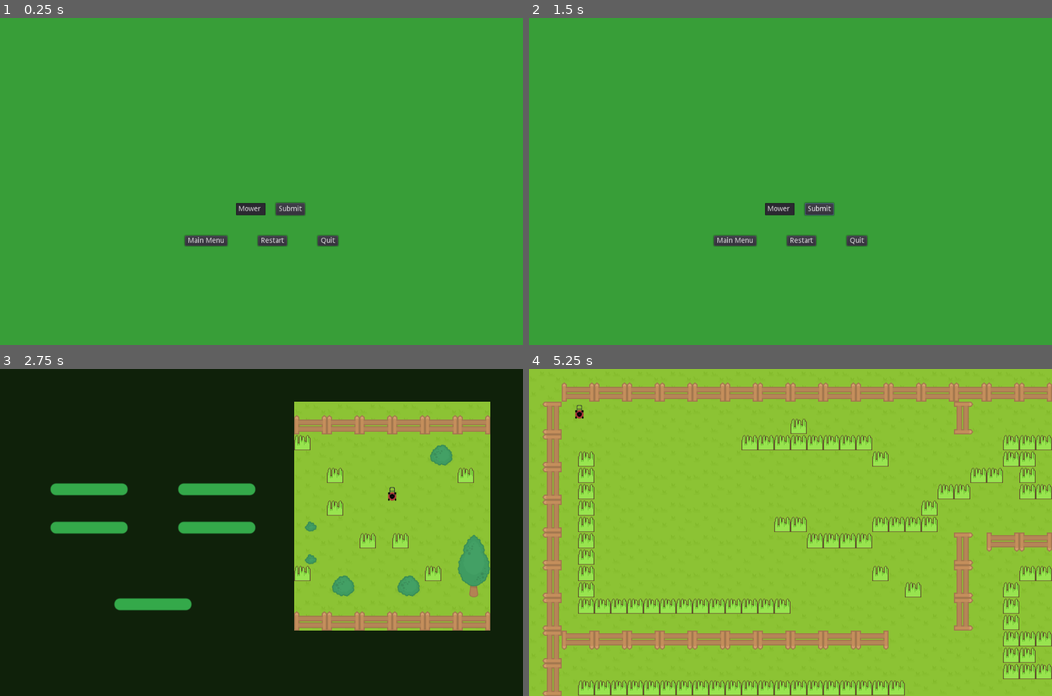
Above: before the commit, frames 1-4 (two rows, left to right).
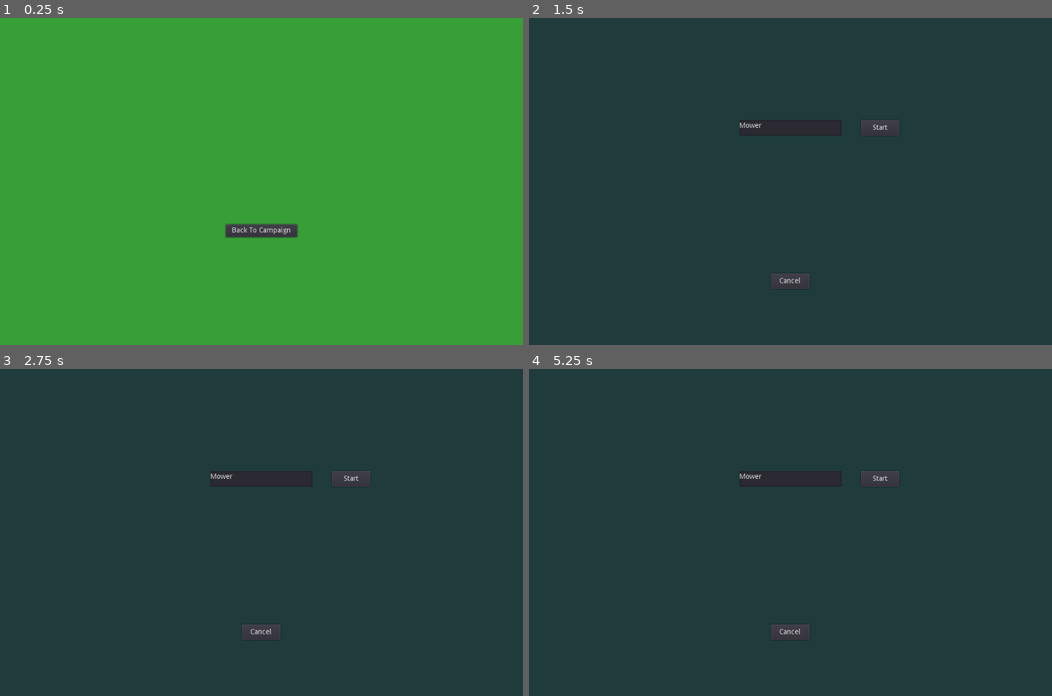
Above: after the commit, the same moments.

Repository: cparlette/haulinggrass
Game: Godot game, scene res://GameOver.tscn
The game is run twice, just before and just after one commit, with the same random seed, the same clock (stepped at 60 frames per second) and the same inputs. This scene is started directly instead of the project's main scene.
Inputs (mouse positions are in pixels of both pictures, inside the frame that each line leads up to):
- Up to frame 1 (0.25 s): no input
- Up to frame 2 (1.5 s): click (821, 207) at 0.5 s, where only the run before the commit has a clickable "Submit"; click (790, 230) at 1.25 s, where only the run after the commit has a clickable "Back To Campaign"
- Up to frame 3 (2.75 s): click (203, 591) at 2 s, where only the run before the commit has a clickable "Main Menu"
- Up to frame 4 (5.25 s): click (617, 489) at 2.75 s, where only the run before the commit has a clickable "New Game"; click (790, 571) at 3.5 s, where only the run before the commit has a clickable "Main Menu"; click (617, 489) at 4.25 s, where only the run before the commit has a clickable "New Game"; click (790, 493) at 5 s, where only the run before the commit has a clickable "Level 1"

The runs differ from the first frame. In frame 1, 1.6% of the frame differs, in the area x 35-65%, y 56-70%; in frame 2, 100%; in frame 3, 100%; in frame 4, 100%, in the area x 0-100%, y 0-100%.
Error in both runs: Invalid call. Nonexistent function 'size' in base 'int'. (res://GameOver.gd:18)

Commit message:
Game over screen is campaign-aware

Diff:
--- a/GameOver.gd
+++ b/GameOver.gd
@@ -20,7 +20,12 @@
 	var seconds = globals.levelTimeElapsed % 60
 	var str_elapsed = "%02d : %02d" % [minutes, seconds]
 	$CanvasLayer/VBoxContainer/TimeElapsed.set_text("Time Elapsed: " + str_elapsed)
-
+	if globals.campaignMode == true:
+		$CanvasLayer/VBoxContainer/ArcadeOptions.visible = false
+		$CanvasLayer/VBoxContainer/CampaignOptions.visible = true
+	else:
+		$CanvasLayer/VBoxContainer/CampaignOptions.visible = false
+		$CanvasLayer/VBoxContainer/ArcadeOptions.visible = true
 
 
 # Called every frame. 'delta' is the elapsed time since the previous frame.
@@ -46,3 +51,7 @@
 	globals.sortLeaderboard()
 	globals.saveLeaderboard()
 	$CanvasLayer/VBoxContainer/LeaderInputHBox.visible = false
+
+
+func _on_BackToCampaign_pressed():
+	get_tree().change_scene("res://Campaign.tscn")
--- a/GameOver.tscn
+++ b/GameOver.tscn
@@ -27,9 +27,9 @@
 }
 
 [node name="GameOverText" type="Label" parent="CanvasLayer/VBoxContainer"]
-margin_top = 146.0
+margin_top = 188.0
 margin_right = 1024.0
-margin_bottom = 187.0
+margin_bottom = 229.0
 custom_fonts/font = ExtResource( 2 )
 text = "Game Over!"
 align = 1
@@ -38,9 +38,9 @@
 }
 
 [node name="GrassCutTotal" type="Label" parent="CanvasLayer/VBoxContainer"]
-margin_top = 227.0
+margin_top = 269.0
 margin_right = 1024.0
-margin_bottom = 248.0
+margin_bottom = 290.0
 custom_fonts/font = ExtResource( 3 )
 text = "Grass Cut: "
 align = 1
@@ -49,17 +49,17 @@
 }
 
 [node name="GrassLeft" type="Label" parent="CanvasLayer/VBoxContainer"]
-margin_top = 288.0
+margin_top = 330.0
 margin_right = 1024.0
-margin_bottom = 309.0
+margin_bottom = 351.0
 custom_fonts/font = ExtResource( 3 )
 text = "Grass remaining: "
 align = 1
 
 [node name="TimeElapsed" type="Label" parent="CanvasLayer/VBoxContainer"]
-margin_top = 349.0
+margin_top = 391.0
 margin_right = 1024.0
-margin_bottom = 370.0
+margin_bottom = 412.0
 custom_fonts/font = ExtResource( 3 )
 text = "Time Elapsed:"
 align = 1
@@ -68,14 +68,22 @@
 "_edit_use_anchors_": false
 }
 
-[node name="LeaderInputHBox" type="HBoxContainer" parent="CanvasLayer/VBoxContainer"]
-margin_top = 410.0
+[node name="ArcadeOptions" type="Control" parent="CanvasLayer/VBoxContainer"]
+visible = false
+margin_top = 452.0
 margin_right = 1024.0
-margin_bottom = 434.0
+margin_bottom = 452.0
+
+[node name="LeaderInputHBox" type="HBoxContainer" parent="CanvasLayer/VBoxContainer/ArcadeOptions"]
+margin_right = 1024.0
+margin_bottom = 24.0
 custom_constants/separation = 20
 alignment = 1
+__meta__ = {
+"_edit_use_anchors_": false
+}
 
-[node name="EnterNameLabel" type="Label" parent="CanvasLayer/VBoxContainer/LeaderInputHBox"]
+[node name="EnterNameLabel" type="Label" parent="CanvasLayer/VBoxContainer/ArcadeOptions/LeaderInputHBox"]
 margin_left = 354.0
 margin_top = 1.0
 margin_right = 514.0
@@ -83,47 +91,62 @@
 custom_fonts/font = ExtResource( 3 )
 text = "Enter Your Name:"
 
-[node name="LineEdit" type="LineEdit" parent="CanvasLayer/VBoxContainer/LeaderInputHBox"]
+[node name="LineEdit" type="LineEdit" parent="CanvasLayer/VBoxContainer/ArcadeOptions/LeaderInputHBox"]
 margin_left = 534.0
 margin_right = 592.0
 margin_bottom = 24.0
 text = "Mower"
 max_length = 30
 
-[node name="SubmitNameButton" type="Button" parent="CanvasLayer/VBoxContainer/LeaderInputHBox"]
+[node name="SubmitNameButton" type="Button" parent="CanvasLayer/VBoxContainer/ArcadeOptions/LeaderInputHBox"]
 margin_left = 612.0
 margin_right = 669.0
 margin_bottom = 24.0
 text = "Submit"
 
-[node name="HBoxContainer" type="HBoxContainer" parent="CanvasLayer/VBoxContainer"]
-margin_top = 474.0
+[node name="HBoxContainer" type="HBoxContainer" parent="CanvasLayer/VBoxContainer/ArcadeOptions"]
+margin_top = 40.0
 margin_right = 1024.0
-margin_bottom = 494.0
+margin_bottom = 60.0
 custom_constants/separation = 60
 alignment = 1
 
-[node name="MainMenuButton" type="Button" parent="CanvasLayer/VBoxContainer/HBoxContainer"]
+[node name="MainMenuButton" type="Button" parent="CanvasLayer/VBoxContainer/ArcadeOptions/HBoxContainer"]
 margin_left = 362.0
 margin_right = 445.0
 margin_bottom = 20.0
 custom_constants/hseparation = 10
 text = "Main Menu"
 
-[node name="RestartButton" type="Button" parent="CanvasLayer/VBoxContainer/HBoxContainer"]
+[node name="RestartButton" type="Button" parent="CanvasLayer/VBoxContainer/ArcadeOptions/HBoxContainer"]
 margin_left = 505.0
 margin_right = 562.0
 margin_bottom = 20.0
 custom_constants/hseparation = 10
 text = "Restart"
 
-[node name="QuitButton" type="Button" parent="CanvasLayer/VBoxContainer/HBoxContainer"]
+[node name="QuitButton" type="Button" parent="CanvasLayer/VBoxContainer/ArcadeOptions/HBoxContainer"]
 margin_left = 622.0
 margin_right = 662.0
 margin_bottom = 20.0
 custom_constants/hseparation = 10
 text = "Quit"
-[connection signal="pressed" from="CanvasLayer/VBoxContainer/LeaderInputHBox/SubmitNameButton" to="." method="_on_SubmitNameButton_pressed"]
-[connection signal="pressed" from="CanvasLayer/VBoxContainer/HBoxContainer/MainMenuButton" to="." method="_on_MainMenuButton_pressed"]
-[connection signal="pressed" from="CanvasLayer/VBoxContainer/HBoxContainer/RestartButton" to="." method="_on_RestartButton_pressed"]
-[connection signal="pressed" from="CanvasLayer/VBoxContainer/HBoxContainer/QuitButton" to="." method="_on_QuitButton_pressed"]
+
+[node name="CampaignOptions" type="Control" parent="CanvasLayer/VBoxContainer"]
+margin_top = 452.0
+margin_right = 1024.0
+margin_bottom = 452.0
+
+[node name="BackToCampaign" type="Button" parent="CanvasLayer/VBoxContainer/CampaignOptions"]
+margin_left = 442.0
+margin_right = 582.0
+margin_bottom = 25.0
+text = "Back To Campaign"
+__meta__ = {
+"_edit_use_anchors_": false
+}
+[connection signal="pressed" from="CanvasLayer/VBoxContainer/ArcadeOptions/LeaderInputHBox/SubmitNameButton" to="." method="_on_SubmitNameButton_pressed"]
+[connection signal="pressed" from="CanvasLayer/VBoxContainer/ArcadeOptions/HBoxContainer/MainMenuButton" to="." method="_on_MainMenuButton_pressed"]
+[connection signal="pressed" from="CanvasLayer/VBoxContainer/ArcadeOptions/HBoxContainer/RestartButton" to="." method="_on_RestartButton_pressed"]
+[connection signal="pressed" from="CanvasLayer/VBoxContainer/ArcadeOptions/HBoxContainer/QuitButton" to="." method="_on_QuitButton_pressed"]
+[connection signal="pressed" from="CanvasLayer/VBoxContainer/CampaignOptions/BackToCampaign" to="." method="_on_BackToCampaign_pressed"]
